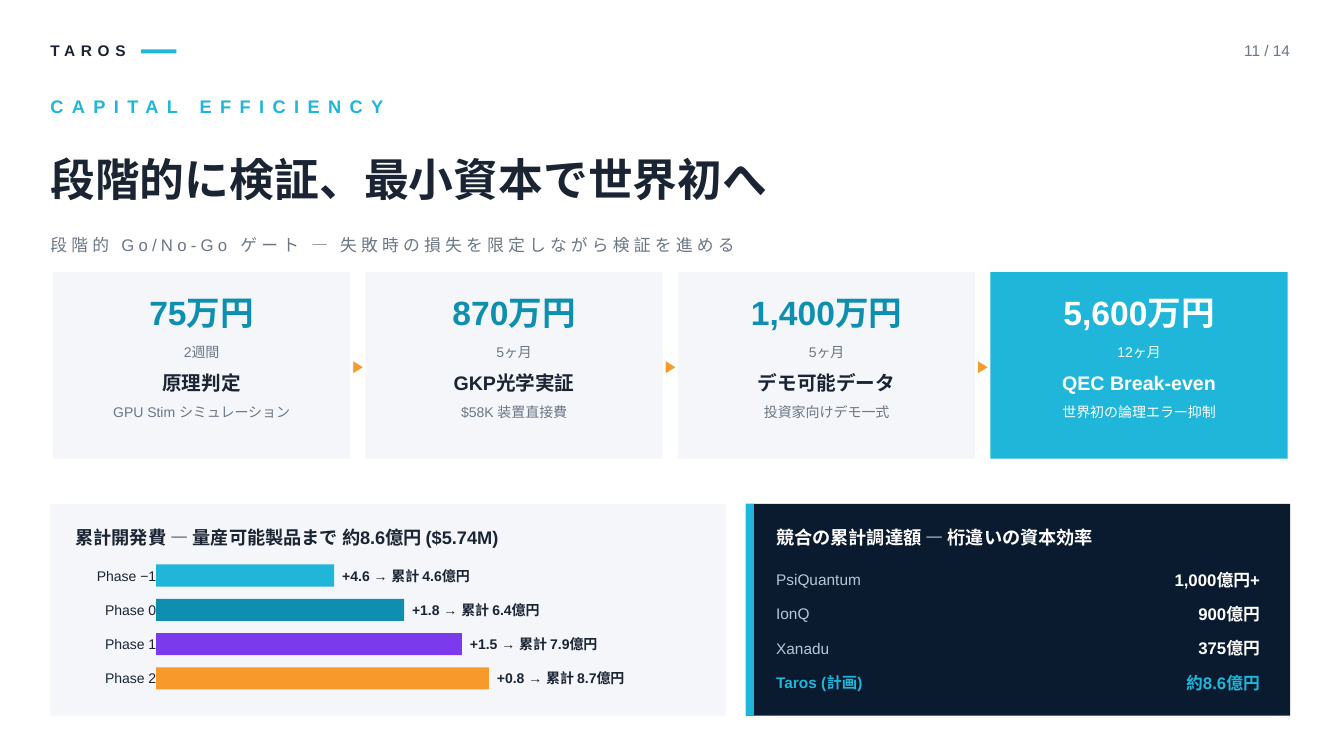
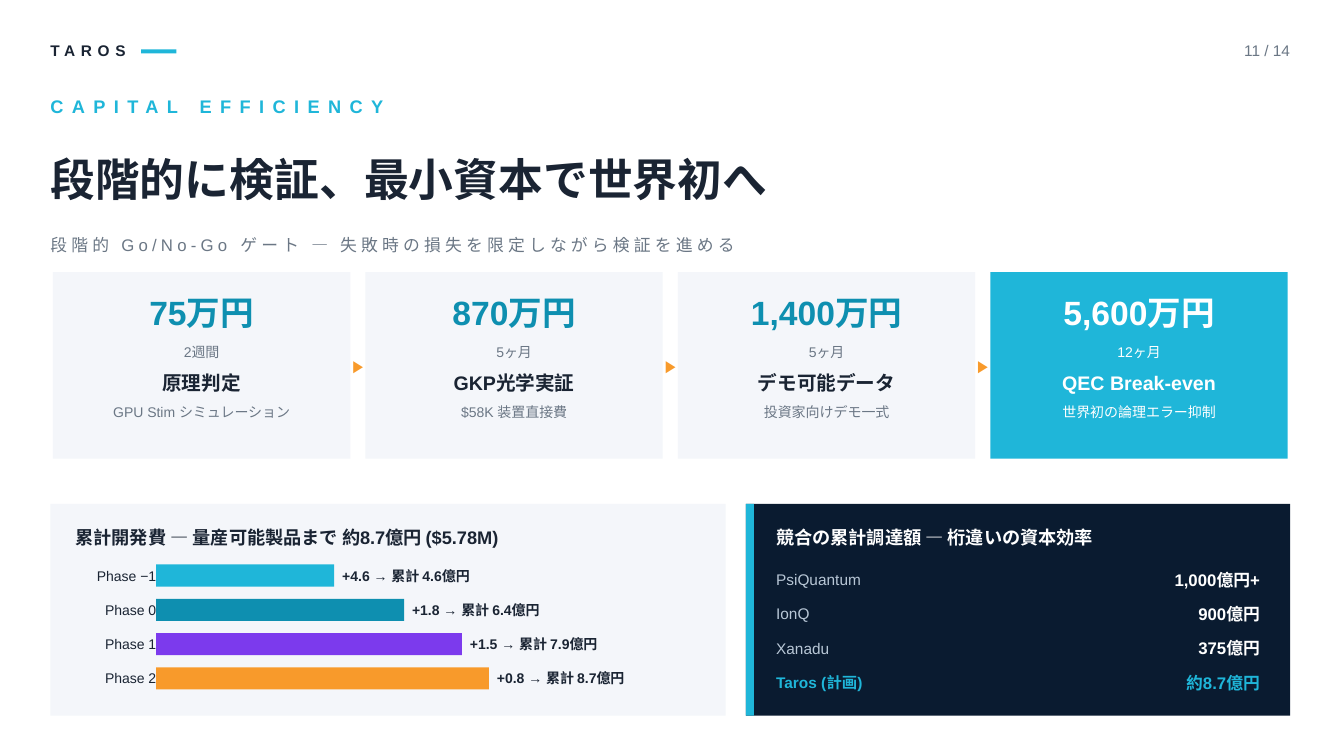
Before and after one commit to TomohiroTani28/Taros, a slide deck: slide 11 of assets/TAROS_Investor_Pitch_Revised.pptx. Drawn at 1344x756 pixels with LibreOffice and Linux fonts; fonts in the diff are those of the drawing. Boxes give left, top, right and bottom in pixels: in the first picture for what was removed or moved away, otherwise in the second. Text is boxed around its words. In the diff, an @@ line names an element or a change of style, - is before the commit and + after.

```diff
--- a/assets/TAROS_Investor_Pitch_Revised.pptx
+++ b/assets/TAROS_Investor_Pitch_Revised.pptx
@@ text at [76, 528, 499, 548]: text changed @@
-累計開発費 — 量産可能製品まで 約8.6億円 ($5.74M)
+累計開発費 — 量産可能製品まで 約8.7億円 ($5.78M)
@@ text at [1186, 675, 1260, 691]: text changed @@
-約8.6億円
+約8.7億円
```
Also in this commit, not shown: 2 other slides changed.
